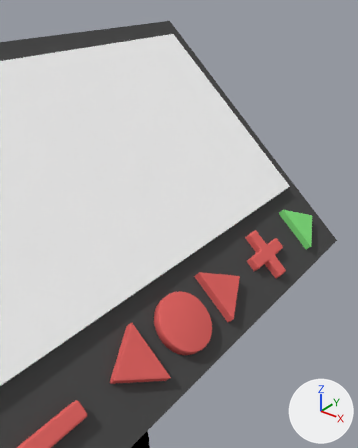
Renders of the Blender file Assets/Simulations/Conservation of Energy/Models/rollercoaster_simulation_buttonscreen.blend from each side of a commit.
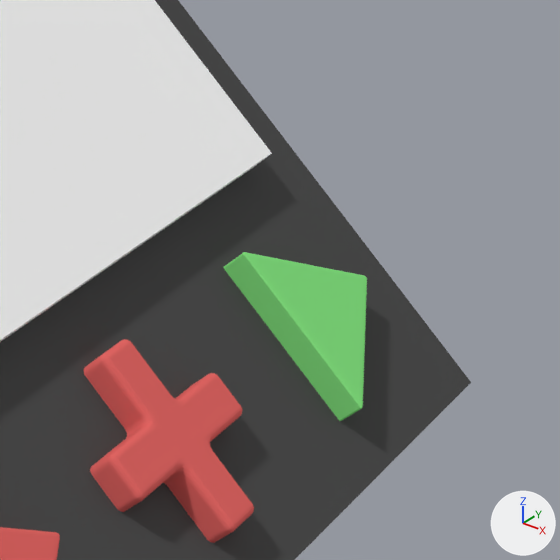
There are two pictures of each version: one whole from a 50 mm camera at (2.51, -0.504, 1.287) aimed at (1.917, 0.265, 0.782), one close up on the part from 63% to 100% of the width and 33% to 63% of the height. Lighting does not change. The marker at lower right points along +X, +Y and +Z.

Names of what the first close-up shows: 'bigger', 'play', 'pole', 'right', 'screen'.
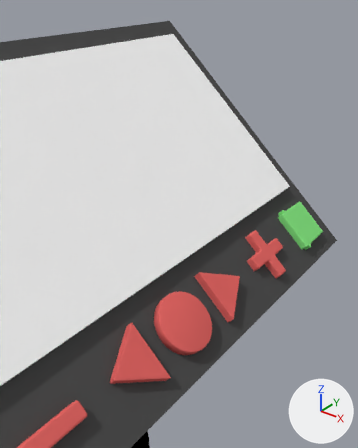
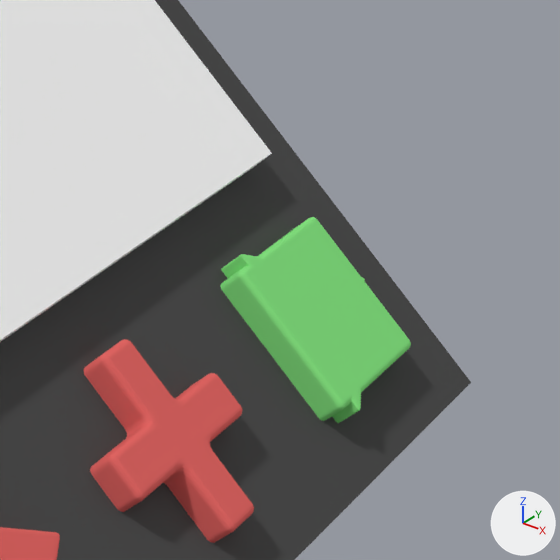
Where the change shows, as pixel boxes [x1, y1, x2, y2] in the close-ups (560 x 560 px):
'stop_v2', added (green): after [220, 217, 411, 421]
'play', moved: before [224, 252, 367, 421]; after [221, 254, 365, 423]

The change, as a list of edits to the scene's bpy script:
```text
Add me_cube_012:
    me_cube_012.from_pydata(...)  # 132 vertices, 122 faces; spans x -0.0505..0.0505, y -0.0424..0.0437, z -0.0408..0.0396
    me_cube_012.materials.append(mat_material_004)  # green #87e783
Change ob_play:
    ob_play.location: (2.1288, 0.4218, 0.78) -> (2.1288, 0.4192, 0.78)
Add ob_stop_v2:
    ob_stop_v2 = bpy.data.objects.new('stop_v2', me_cube_012)
    ob_stop_v2.location = (2.1292, 0.4261, 0.7801)
    ob_stop_v2.rotation_euler = (0.0, 0.0, 7.854)  # degrees (0, 0, 90)
    ob_stop_v2.scale = (0.861, 0.88, 0.88)
```
